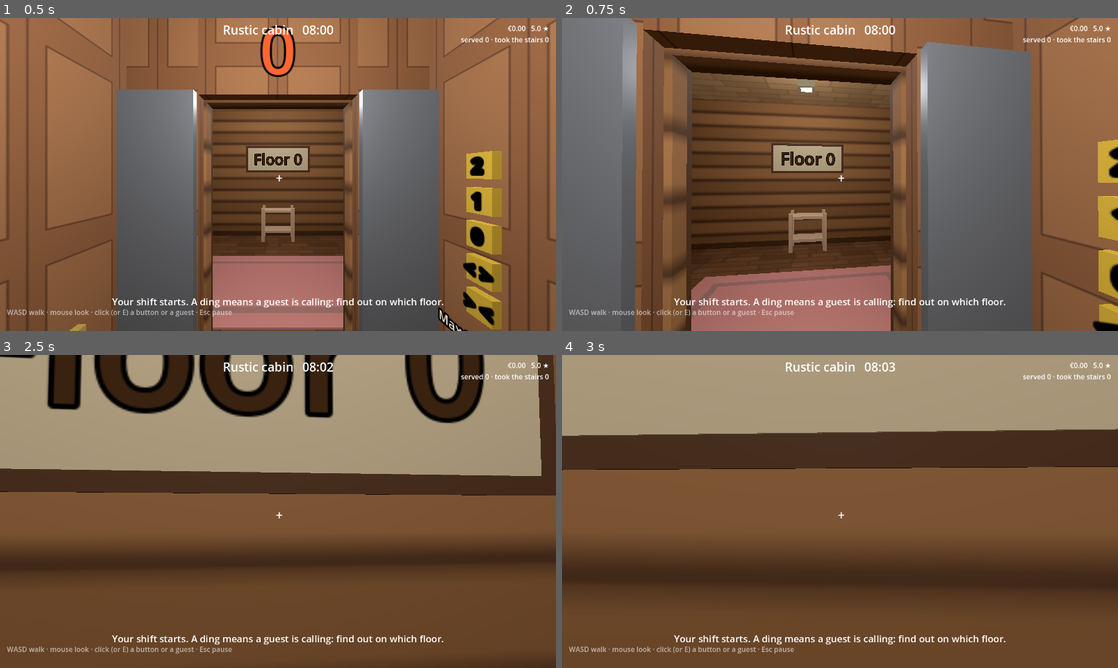
Above: before the commit, frames 1-4 (two rows, left to right).
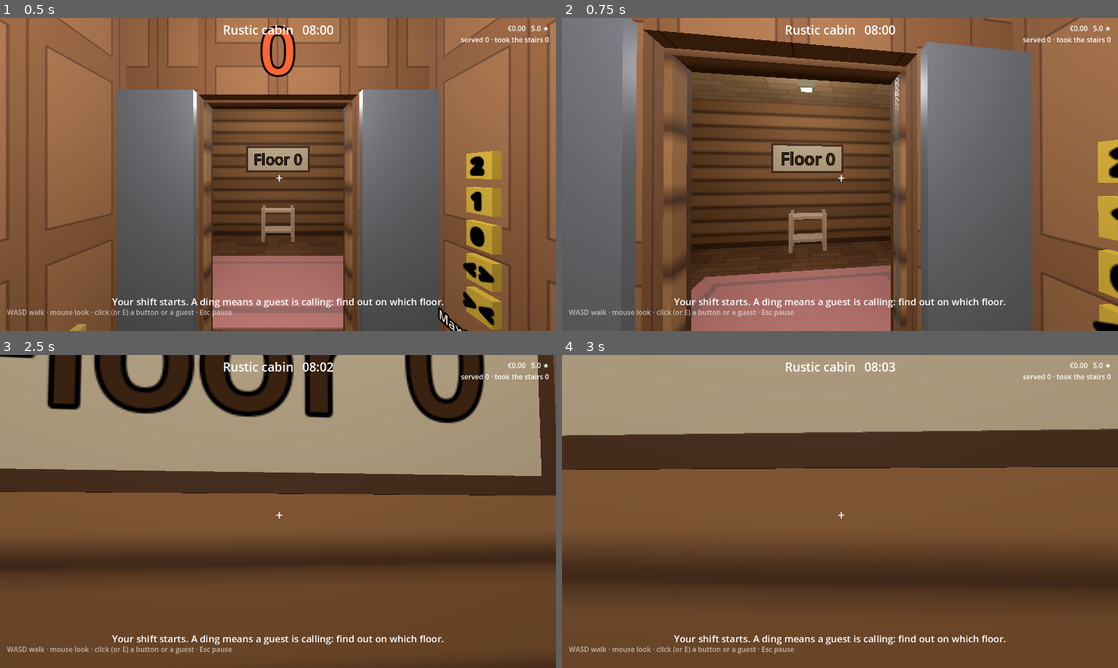
Above: after the commit, the same moments.

Repository: D-Klaassen/elevator-piccolo
Game: Godot game, scene res://scenes/cabin_greybox.tscn
Same seed, same stepped clock (60 frames per second), same inputs: the game is played once before the commit and once after it.
Inputs (mouse positions are in pixels of both pictures, inside the frame that each line leads up to):
- Up to frame 1 (0.5 s): no input
- Up to frame 2 (0.75 s): tap Enter (ui_accept) at 0.5 s; move the mouse to (867, 174) at 0.52 s; hold W (move_forward) from 0.53 s (still down); hold E (interact) from 0.53 s (still down); click (867, 174) at 0.67 s
- Up to frame 3 (2.5 s): keep holding W (move_forward); tap Enter (ui_accept) at 0.77, 1.52 s; move the mouse to (250, 511) at 1.27 s; release E (interact) at 1.28 s; tap 1 at 1.35 s; move the mouse to (289, 505) at 2.02 s; hold E (interact) from 2.03 s (still down)
- Up to frame 4 (3 s): keep holding W (move_forward); move the mouse to (834, 517) at 2.77 s; release E (interact) at 2.78 s; tap 1 at 2.85 s; click (834, 517) at 2.92 s

Frame 1 is identical in both runs. In frame 2, 0.3% of the frame differs, in the area x 20-61%, y 18-100%; in frame 3, less than 0.1%; in frame 4, 0.2%.

Commit message:
Landing doors on every floor that follow the cab's, and a hallway call button that brings the cab back

Diff:
--- a/scripts/cabin_greybox.gd
+++ b/scripts/cabin_greybox.gd
@@ -47,6 +47,7 @@
 	elevator.music_level = _career.level(Upgrades.MUSIC)
 	elevator.capacity = Upgrades.CAPACITY[_career.level(Upgrades.CAB)]
 	elevator.call_panel_level = _career.level(Upgrades.CALLS)
+	elevator.landing_z = SHAFT_FRONT + 0.05 # the landing walls' middle, see _build_landing
 	add_child(elevator)
 
 	var guests := GuestManager.new()
--- a/scripts/elevator.gd
+++ b/scripts/elevator.gd
@@ -5,6 +5,9 @@
 ## open or close. Floor presses queue up and stay lit; with the doors closed it rides to the
 ## next one. At a stop with more floors queued it waits until you press close again.
 ## The door buttons stay lit until the doors have done what was asked.
+## Every floor has landing doors in the hallway's opening, which open and close with the
+## cab's doors on the floor the cab is at and stay shut everywhere else, and a call button
+## beside them: from the hallway it brings the cab to you and opens up when it gets there.
 
 signal hint(text: String)
 
@@ -30,6 +33,8 @@
 ## called; 1 adds a lamp per floor that lights while someone waits there; 2 makes a lamp
 ## blink when a guest there runs out of patience. The calls are tracked either way.
 @export var call_panel_level := 0
+## z of the middle of the hallways' landing walls, where the landing doors slide.
+@export var landing_z := CAB_HALF_WIDTH + 0.15
 
 var current_floor := 0
 var doors_open := true
@@ -42,11 +47,14 @@
 var _door_tween: Tween
 var _queue: Array[int] = [] ## floors pressed and not reached yet, in the order they were pressed
 var _holding := false ## stopped on the way: waits for a close press before going on
+var _hall_calls: Array[int] = [] ## floors called from their hallway: the doors open on arrival
 var _buttons := {} ## action -> ElevatorButton
+var _call_buttons: Array[ElevatorButton] = [] ## per floor, in the hallway
 
 var _cab: AnimatableBody3D
 var _left_door: AnimatableBody3D
 var _right_door: AnimatableBody3D
+var _landing_doors: Array[Array] = [] ## per floor: [left, right]
 var _indicator: Label3D
 var _call_lamps: Array[MeshInstance3D] = []
 var _call_states: Array[CallLamp] = []
@@ -57,6 +65,7 @@
 func _ready() -> void:
 	_build_cab()
 	_build_doors()
+	_build_landings()
 	_build_panel()
 	_build_call_panel()
 	_build_fittings()
@@ -159,15 +168,47 @@
 	_right_door = _make_door("RightDoor")
 
 
-func _make_door(door_name: String) -> AnimatableBody3D:
+func _make_door(door_name: String, parent: Node3D = null) -> AnimatableBody3D:
 	var door := AnimatableBody3D.new()
 	door.name = door_name
 	# Synced to physics, a door's collision only follows its own moves, not the cab's: after
 	# a ride it stayed on the floor you left, and you walked through the shut doors.
 	door.sync_to_physics = false
-	_cab.add_child(door)
+	(parent if parent else _cab).add_child(door)
 	Greybox.box(door, Vector3(DOOR_OPENING / 2, DOOR_HEIGHT, 0.05), Vector3.ZERO, Color.WHITE, true, Interior.flat(Interior.STEEL, 0.6))
 	return door
+
+
+## Every floor's landing doors, in the opening of its landing wall (they slide into the
+## wall to open), and its call button on the hallway side, right of the opening.
+func _build_landings() -> void:
+	for f in floor_count:
+		var landing := Node3D.new()
+		landing.name = "Landing%d" % f
+		landing.position = Vector3(0, f * FLOOR_HEIGHT, 0)
+		add_child(landing)
+		_landing_doors.append([_make_door("LeftDoor", landing), _make_door("RightDoor", landing)])
+
+		var hall_face := landing_z + WALL / 2
+		var plate_at := Vector3(DOOR_OPENING / 2 + 0.3, 1.25, hall_face + 0.005)
+		Greybox.box(landing, Vector3(0.16, 0.22, 0.01), plate_at, Color.WHITE, false, Interior.flat(Interior.BRASS, 0.2))
+		var button := ElevatorButton.new()
+		button.name = "CallButton"
+		button.position = plate_at + Vector3(0, 0, 0.025)
+		button.rotation_degrees.y = -90.0 # its face (+X) towards the hallway (+Z)
+		landing.add_child(button)
+		button.setup("call %d" % f, "Call the elevator", "Call")
+		button.pressed.connect(_on_call_pressed.bind(f))
+		_call_buttons.append(button)
+
+
+## The landing doors and call button of floor [param f].
+func landing_doors(f: int) -> Array:
+	return _landing_doors[f]
+
+
+func call_button(f: int) -> ElevatorButton:
+	return _call_buttons[f]
 
 
 func _build_panel() -> void:
@@ -285,6 +326,26 @@
 	_update_button_lights()
 
 
+## A call button in floor [param f]'s hallway: you're out there, so the cab comes to you.
+## If it's already here it opens up; otherwise it shuts its doors wherever it is, stops
+## waiting for a close press, rides here and opens up on arrival.
+func _on_call_pressed(_button: ElevatorButton, f: int) -> void:
+	if f == current_floor and not _moving:
+		_request_doors(true)
+		return
+	if f not in _hall_calls:
+		_hall_calls.append(f)
+	if f not in _queue:
+		_queue.append(f)
+	_holding = false
+	_doors_target = false
+	_update_button_lights()
+
+
+func is_called_from_hall(f: int) -> bool:
+	return f in _hall_calls
+
+
 func _request_doors(open: bool) -> void:
 	if open and _moving:
 		hint.emit("Not while moving!")
@@ -327,6 +388,7 @@
 	_buttons["close"].set_lit(not _doors_target and not fully_closed)
 	for f in floor_count:
 		_buttons[str(f)].set_lit(f in _queue)
+		_call_buttons[f].set_lit(f in _hall_calls)
 
 
 func _move_to(target: int) -> void:
@@ -348,7 +410,12 @@
 	current_floor = target
 	_moving = false
 	_queue.erase(target)
-	_holding = not _queue.is_empty()
+	var called := target in _hall_calls
+	_hall_calls.erase(target)
+	# Wait for a close press before going on, unless someone is waiting in a hallway.
+	_holding = not _queue.is_empty() and _hall_calls.is_empty()
+	if called:
+		_doors_target = true # whoever called is waiting outside
 	_update_button_lights()
 	if _holding:
 		hint.emit("Ding! Floor %d. Press close to go on to floor %d." % [target, _next_stop()])
@@ -356,15 +423,20 @@
 		hint.emit("Ding! Floor %d." % target)
 
 
+## Opens or closes the cab's doors, and with them the landing doors of the floor it's at.
+## The other floors' landing doors stay shut.
 func _set_doors(open: bool, instant: bool) -> void:
 	var quarter := DOOR_OPENING / 4
 	var left_x := -DOOR_OPENING / 2 - quarter if open else -quarter
 	var right_x := DOOR_OPENING / 2 + quarter if open else quarter
-	var z := CAB_HALF_WIDTH - WALL
 	var y := DOOR_HEIGHT / 2
 	if instant:
-		_left_door.position = Vector3(left_x, y, z)
-		_right_door.position = Vector3(right_x, y, z)
+		_left_door.position = Vector3(left_x, y, CAB_HALF_WIDTH - WALL)
+		_right_door.position = Vector3(right_x, y, CAB_HALF_WIDTH - WALL)
+		for f in floor_count:
+			var here := f == current_floor
+			_landing_doors[f][0].position = Vector3(left_x if here else -quarter, y, landing_z)
+			_landing_doors[f][1].position = Vector3(right_x if here else quarter, y, landing_z)
 		doors_open = open
 		return
 
@@ -375,8 +447,11 @@
 	# Reopening halfway takes only the time needed for the rest of the way.
 	var time := door_time * absf(_left_door.position.x - left_x) / (DOOR_OPENING / 2)
 	_door_tween = create_tween().set_process_mode(Tween.TWEEN_PROCESS_PHYSICS).set_parallel()
-	_door_tween.tween_property(_left_door, "position:x", left_x, time)
-	_door_tween.tween_property(_right_door, "position:x", right_x, time)
+	var landing: Array = _landing_doors[current_floor]
+	for door: Node3D in [_left_door, landing[0]]:
+		_door_tween.tween_property(door, "position:x", left_x, time)
+	for door: Node3D in [_right_door, landing[1]]:
+		_door_tween.tween_property(door, "position:x", right_x, time)
 	_door_tween.chain().tween_callback(_doors_done.bind(open))
 
 
--- /dev/null
+++ b/tests/landing_door_test.gd
@@ -0,0 +1,99 @@
+extends "res://tests/scene_test.gd"
+## Headless scripted test of the landing doors and the call buttons: every hallway's
+## opening has doors that open and close with the cab's on the floor the cab is at and stay
+## shut elsewhere, so you can't walk into the empty shaft; and when you've shut yourself out
+## in a hallway, its call button brings the cab back and opens up.
+##
+## Run: tests/run.sh landing_door_test
+
+var _player: Player
+
+
+func _run() -> void:
+	_shift.spawning = false
+	_player = _scene.get_node("Player")
+	await _test_doors_follow_the_cab()
+	await _test_shut_out()
+	await _test_cab_elsewhere()
+	await _test_cab_open_elsewhere()
+
+
+func _test_doors_follow_the_cab() -> void:
+	_check(_landing_open(0) and not _landing_open(1) and not _landing_open(2), "at the start the ground floor's landing doors are open with the cab's, the others shut")
+	_check(_elevator.call_button(1) != null and _elevator.call_button(1).display_name == "Call the elevator", "every hallway has a call button")
+	_press("close")
+	await _wait_until(func() -> bool: return not _elevator.doors_open and not _elevator._doors_busy)
+	_check(not _landing_open(0), "closing the cab's doors closes the landing doors too")
+	_check(_blocked(0), "and they block the way into the shaft")
+	await _ride_to(1)
+	_check(_landing_open(1) and not _landing_open(0), "on floor 1 its landing doors open with the cab's, the ground floor's stay shut")
+	_check(not _blocked(1) and _blocked(0), "so you can step out on floor 1 but not into the shaft on floor 0")
+
+
+## What went wrong before: you step out, the doors close, and you're stuck in the hallway.
+func _test_shut_out() -> void:
+	_put_player_in_hallway(1)
+	_press("close")
+	await _wait_until(func() -> bool: return not _elevator.doors_open and not _elevator._doors_busy)
+	var z := _player.global_position.z
+	Input.action_press("move_forward")
+	await _wait_seconds(1.5)
+	Input.action_release("move_forward")
+	_check(_player.global_position.z > _elevator.landing_z, "walking at the shut landing doors, you stay in the hallway (z %.2f → %.2f)" % [z, _player.global_position.z])
+	_elevator.call_button(1).press()
+	_check(await _wait_until(func() -> bool: return _elevator.is_open_at_rest()), "the call button opens the doors when the cab is here")
+	_check(_landing_open(1), "landing doors and all")
+	Input.action_press("move_forward")
+	_check(await _wait_until(func() -> bool: return _player.global_position.z < Elevator.CAB_HALF_WIDTH - 0.2, 4.0), "and you can walk back in")
+	Input.action_release("move_forward")
+
+
+func _test_cab_elsewhere() -> void:
+	# Send the cab up to floor 2 without you, then call it back from floor 1.
+	_put_player_in_hallway(1)
+	_press("2")
+	_press("close")
+	_check(await _wait_until(func() -> bool: return _elevator.current_floor == 2 and not _elevator._moving, 20.0), "the cab leaves without you")
+	_check(not _landing_open(1) and _blocked(1), "and floor 1's landing doors stay shut behind it")
+	_elevator.call_button(1).press()
+	_check(_elevator.call_button(1).lit and _elevator.is_called_from_hall(1), "pressing call lights it up")
+	_check(await _wait_until(func() -> bool: return _elevator.current_floor == 1 and _elevator.is_open_at_rest(), 20.0), "the cab comes back to floor 1 and opens up by itself")
+	_check(_landing_open(1) and not _elevator.call_button(1).lit, "landing doors open, and the call button goes out")
+
+
+func _test_cab_open_elsewhere() -> void:
+	# The cab stands open on floor 1, and someone calls from the ground floor.
+	_put_player_in_hallway(0)
+	_elevator.call_button(0).press()
+	_check(await _wait_until(func() -> bool: return _elevator.current_floor == 0 and _elevator.is_open_at_rest(), 20.0), "a call shuts the cab's doors wherever it stands open, and it comes")
+
+	# Stopped on the way with more floors queued, the cab waits for a close press; a call
+	# from a hallway doesn't.
+	_press("2")
+	_press("1")
+	_press("close")
+	_check(await _wait_until(func() -> bool: return _elevator.current_floor == 1 and not _elevator._moving, 20.0), "stopping on floor 1 on the way to 2")
+	_check(_elevator._holding, "it waits there for a close press")
+	_elevator.call_button(0).press()
+	_check(await _wait_until(func() -> bool: return not _elevator._holding and _elevator._moving, 5.0), "but a call from the ground floor sends it on")
+	_check(await _wait_until(func() -> bool: return _elevator.current_floor == 0 and _elevator.is_open_at_rest(), 30.0), "and it ends up open on the ground floor")
+
+
+func _landing_open(f: int) -> bool:
+	var left: Node3D = _elevator.landing_doors(f)[0]
+	return left.position.x < -Elevator.DOOR_OPENING / 2
+
+
+## True if something solid stands in floor [param f]'s landing opening, at waist height.
+func _blocked(f: int) -> bool:
+	var y := f * Elevator.FLOOR_HEIGHT + 1.0
+	var ray := PhysicsRayQueryParameters3D.create(Vector3(0, y, _elevator.landing_z + 0.4), Vector3(0, y, _elevator.landing_z - 0.03), 1)
+	var hit := _scene.get_world_3d().direct_space_state.intersect_ray(ray)
+	return not hit.is_empty() and (hit.collider as Node).get_parent().name.begins_with("Landing")
+
+
+## Puts you in floor [param f]'s hallway, facing the elevator.
+func _put_player_in_hallway(f: int) -> void:
+	_player.global_position = Vector3(0.3, f * Elevator.FLOOR_HEIGHT + 0.05, _elevator.landing_z + 0.6)
+	_player.rotation_degrees.y = 0.0 # facing -Z, towards the elevator
+	_player.velocity = Vector3.ZERO
Not shown, added: tests/landing_door_test.gd.uid
Not shown, changed: README.md
